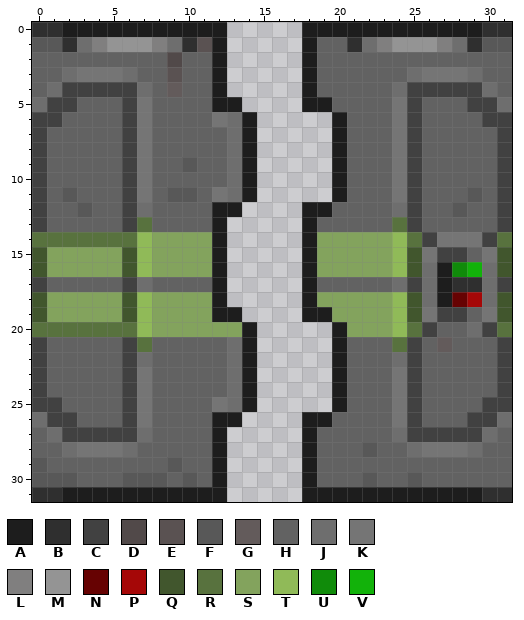
Two states of a pixel-art sprite, Resources/Textures/Structures/Doors/Airlocks/Standard/command.rsi/assembly.png. The picture above is the old version.
The file is 32x32 pixels. Colours within 5 levels of each other are drawn and written as one.
Palette (. is transparent): A #1d1d1d  B #2f2f2f  C #414141  D #514949  E #5a5252  F #585858  G #635b5b  H #626262  J #6e6e6e  K #757575  L #807f7f  M #949494  N #660202  P #a50707  Q #41562d  R #58723e  S #83a35d  T #90ba58  U #108b0a  V #12b20a
New version:
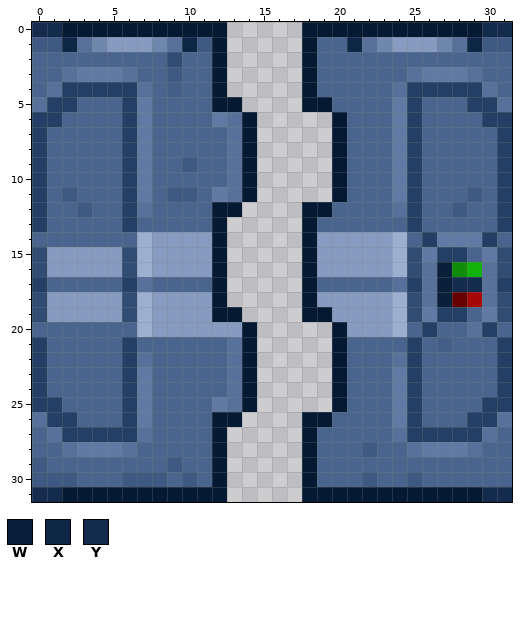
Colours new in this view: W #09203b  X #0e2747  Y #132c4e
What changed:
Colour A changes from #1d1d1d to #041a33.
Colour C changes from #414141 to #243f66.
Colour F changes from #585858 to #3e5982.
Colour G changes from #635b5b to #435f88.
Colour H changes from #626262 to #49648d.
Colour J changes from #6e6e6e to #57719a.
Colour K changes from #757575 to #607aa3.
Colour L changes from #807f7f to #6e87ad.
Colour Q changes from #41562d to #304c73.
Colour S changes from #83a35d to #859cc0.
Colour T changes from #90ba58 to #9bb0d1.
Colour E gives way to colour F in row 1 at x 11; in row 3 at x 9.
Colour R gives way to colour H in row 13 at x 7 and 24; in row 14 at x 0 to 6, 25 and 31; in row 20 at x 0 to 6, 25 and 31; in row 21 at x 7 and 24.
Colour D gives way to colour Q in row 2 at x 9.
Colour M gives way to colour S in row 1 at x 5 to 7 and 24 to 26.
Colour A gives way to colour W in rows 16 to 18 at x 27.
Colour B gives way to colour X in row 1 at x 2, 10, 21 and 29.
Colour B gives way to colour Y in row 0 at x 0 to 1 and 30 to 31; in row 17 at x 28 to 29; in row 31 at x 0 to 1 and 30 to 31.
